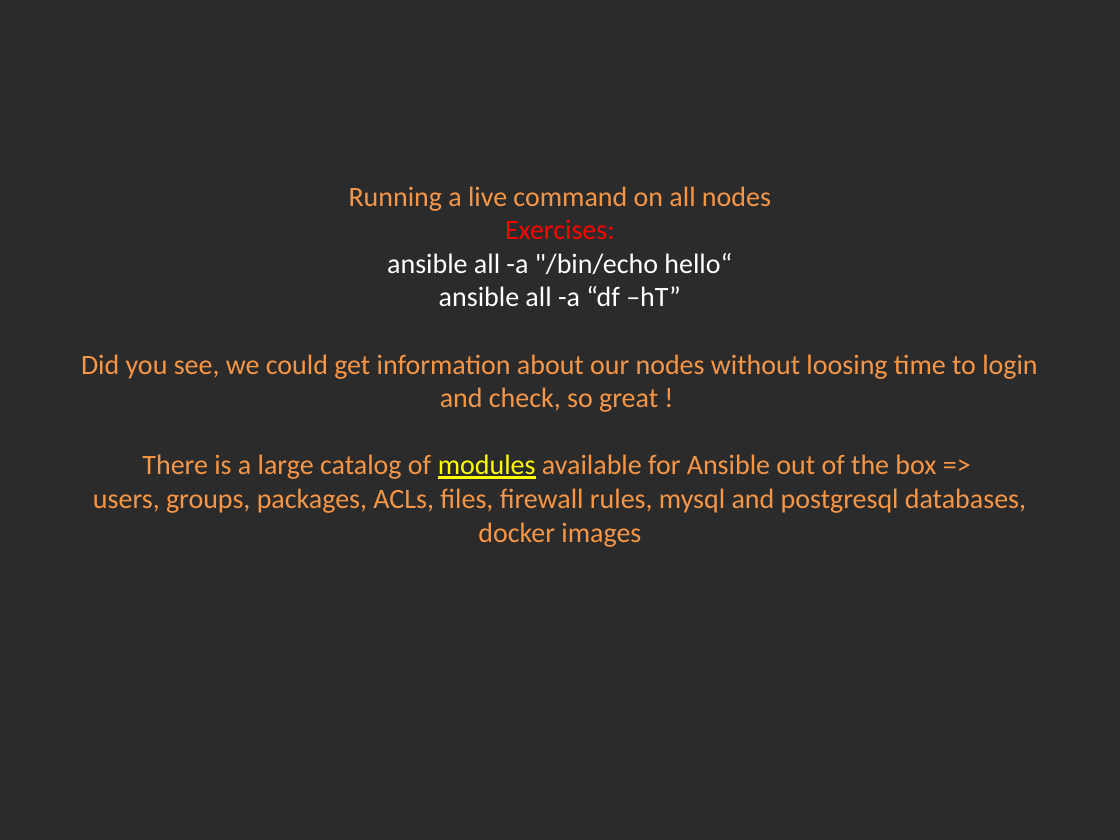
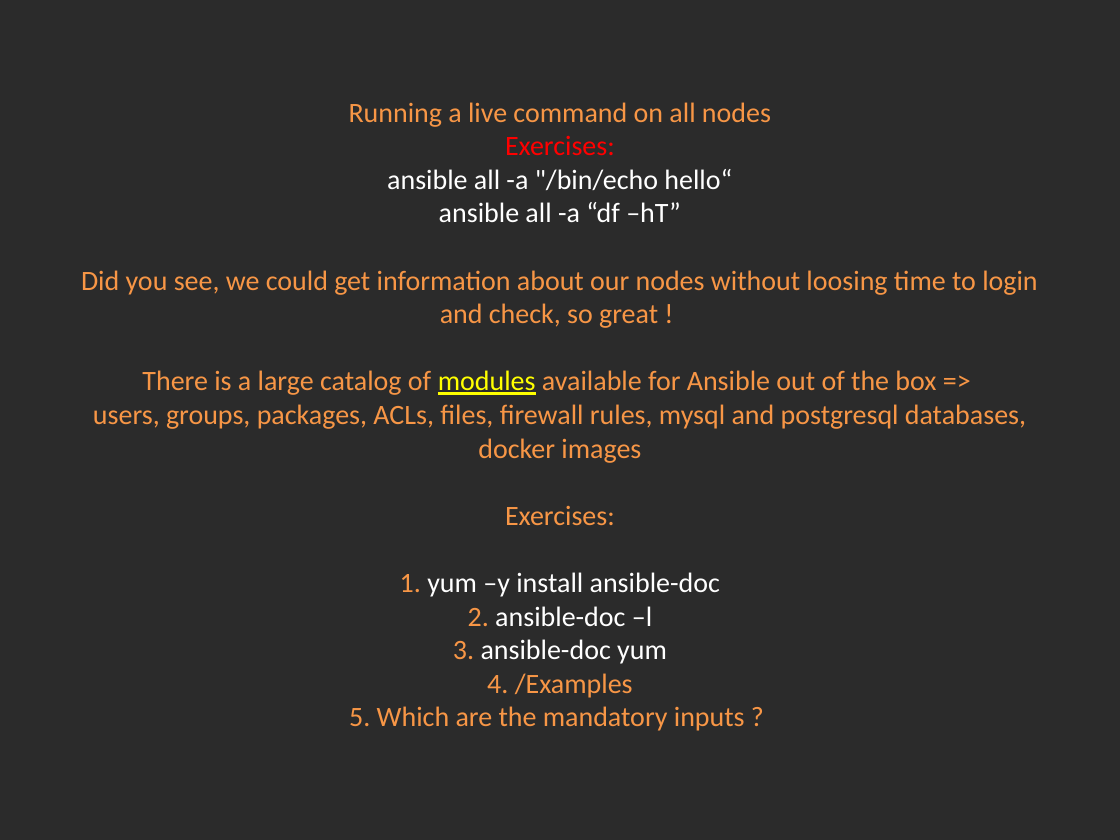
Before and after one commit to Academy-Soft-Intellect/Linux-Course, a slide deck: slide 3 of 16.ConfigurationManagement_With_Ansible/16-Conf_Man_Ansible.pptx. Drawn at 1120x840 pixels with LibreOffice and Linux fonts; fonts in the diff are those of the drawing; background and template pictures are left out; a plain dark background stands for a picture behind light text. Boxes give left, top, right and bottom in pixels: in the first picture for what was removed or moved away, otherwise in the second. Text is boxed around its words. In the diff, an @@ line names an element or a change of style, - is before the commit and + after.

Commit message:
Ansible updates.

```diff
--- a/16.ConfigurationManagement_With_Ansible/16-Conf_Man_Ansible.pptx
+++ b/16.ConfigurationManagement_With_Ansible/16-Conf_Man_Ansible.pptx
@@ title at [81,102,1037,731]: text changed @@
-Running a live command on all nodes
-Exercises:
-ansible all -a "/bin/echo hello“
-ansible all -a “df –hT”
-Did you see, we could get information about our nodes without loosing time to login and check, so great !
-There is a large catalog of modules available for Ansible out of the box =>
-users, groups, packages, ACLs, files, firewall rules, mysql and postgresql databases, docker images
+Running a live command on all nodes
+Exercises:
+ansible all -a "/bin/echo hello“
+ansible all -a “df –hT”
+Did you see, we could get information about our nodes without loosing time to login and check, so great !
+There is a large catalog of modules available for Ansible out of the box =>
+users, groups, packages, ACLs, files, firewall rules, mysql and postgresql databases, docker images
+Exercises:
+1. yum –y install ansible-doc
+2. ansible-doc –l
+3. ansible-doc yum
+4. /Examples
+5. Which are the mandatory inputs ?
```
